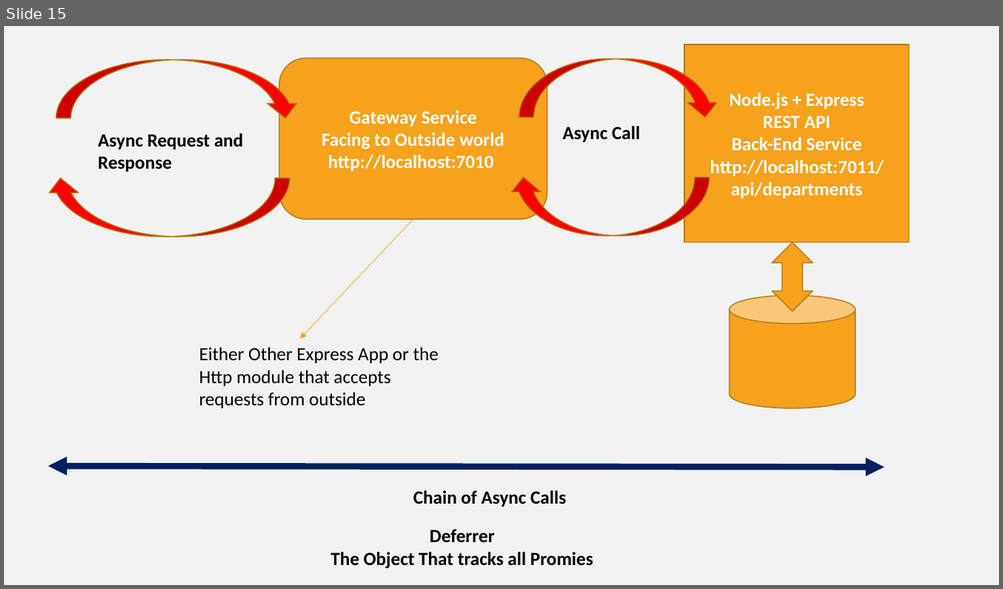
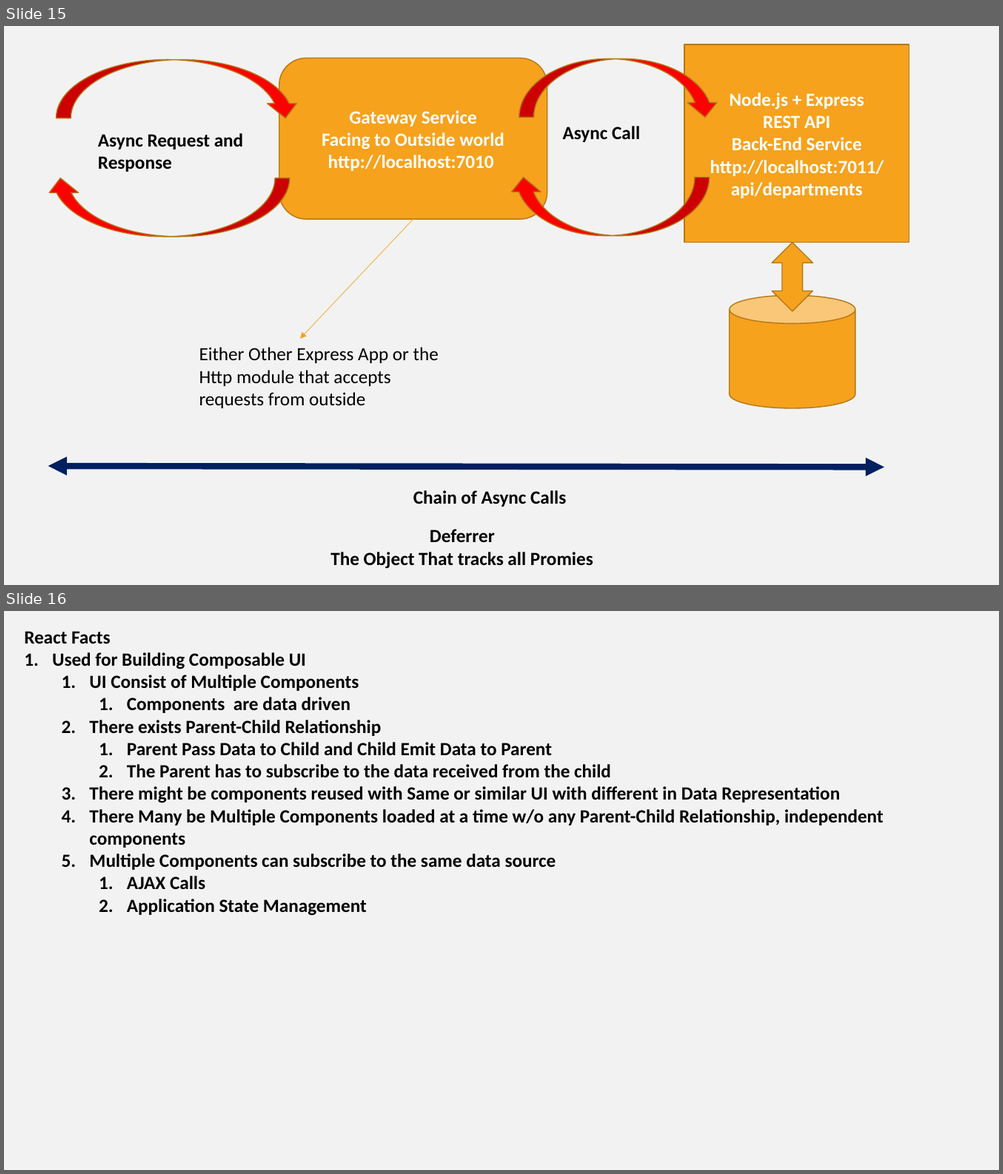
Before and after one commit to Vanshika3003/blazeclan_training, a slide deck: training_images.pptx. Shown one above the other, each under a label of ours: slide 15 before the commit, slides 15 and 16 after it. The pictures are 1003x589 and 1003x1174 pixels, drawn with LibreOffice and Linux fonts; fonts in the diff are those of the drawing. Boxes give left, top, right and bottom in pixels: in the first picture for what was removed or moved away, otherwise in the second. Text is boxed around its words. In the diff, an @@ line names an element or a change of style, - is before the commit and + after.

```diff
--- a/training_images.pptx
+++ b/training_images.pptx
@@ slide 16 added at (4,611,999,1170), background #F2F2F2 @@
@@ text added at (24,631,883,916), 18 pt, text #000000, bold @@
+React Facts
+1. Used for Building Composable UI
+  1. UI Consist of Multiple Components
+    1. Components are data driven
+  2. There exists Parent-Child Relationship
+    1. Parent Pass Data to Child and Child Emit Data to Parent
+    2. The Parent has to subscribe to the data received from the child
+  3. There might be components reused with Same or similar UI with different in Data Representation
+  4. There Many be Multiple Components loaded at a time w/o any Parent-Child Relationship, independent components
+  5. Multiple Components can subscribe to the same data source
+    1. AJAX Calls
+    2. Application State Management
```
Also in this commit, not shown: 4 other files.
